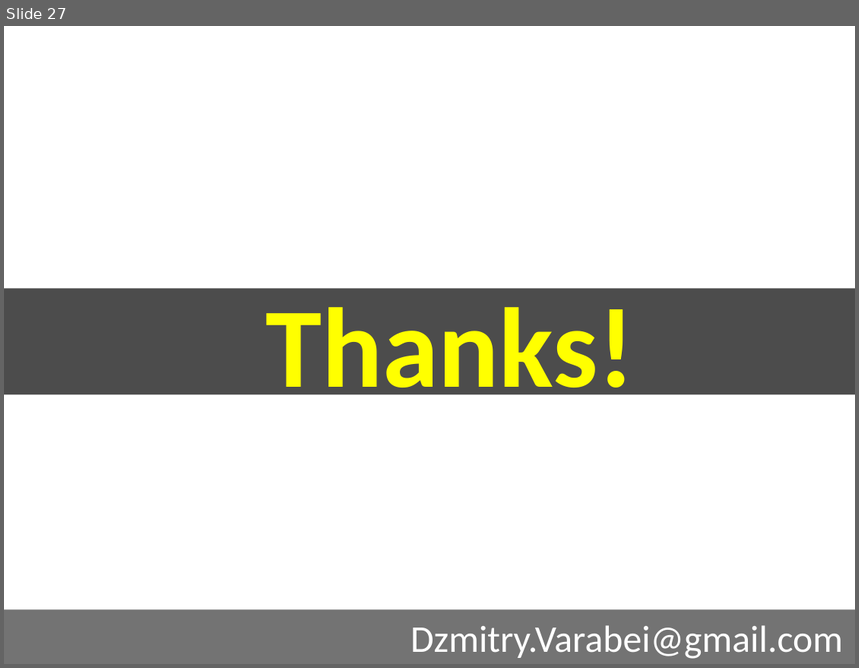
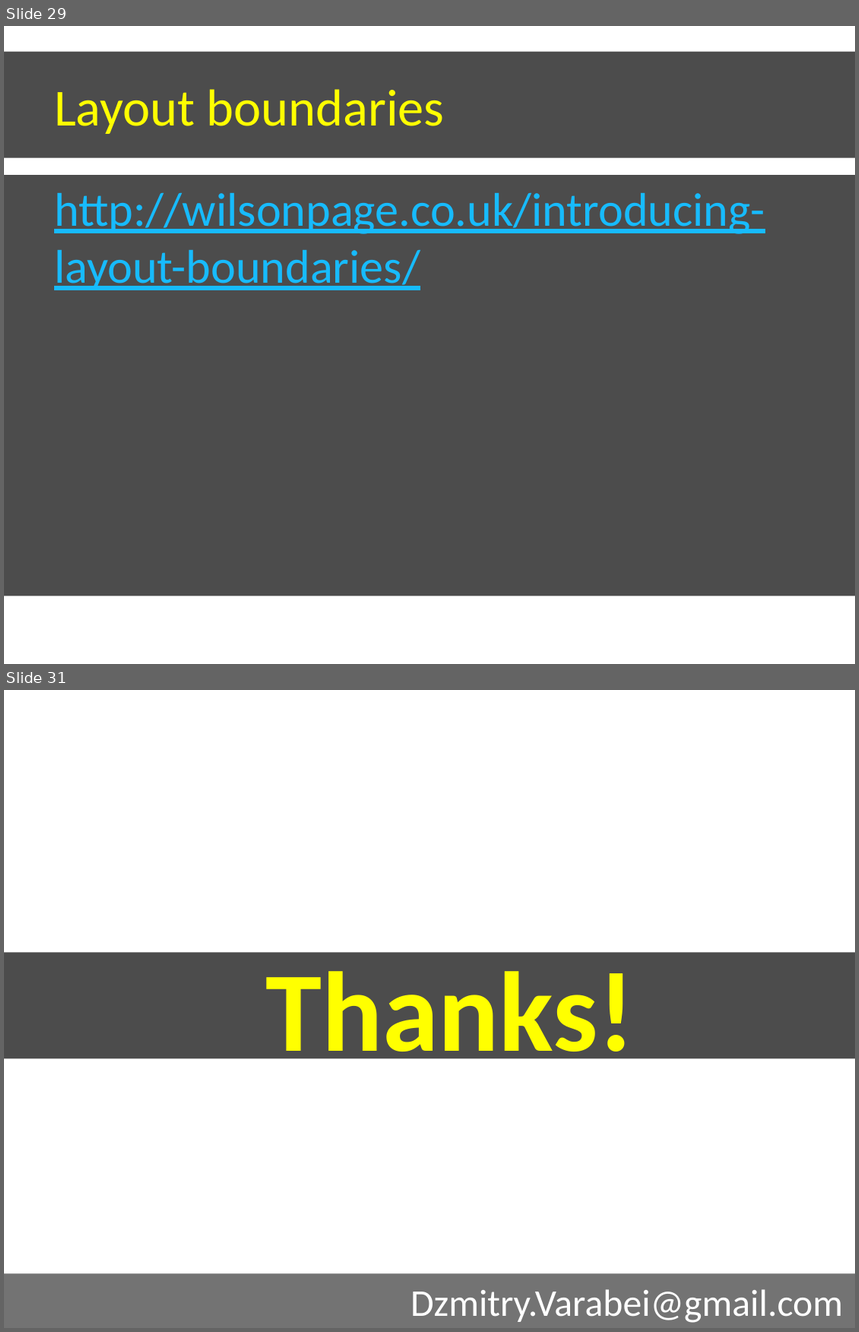
Before and after one commit to dzmitry-varabei/front-end-course, a slide deck: chrome-paint-and-compositing/ChromeInternalsPaint.pptx. Shown one above the other, each under a label of ours: slide 27 before the commit, slides 29 and 31 after it; the slides between them are not shown. The pictures are 859x668 and 859x1332 pixels, drawn with LibreOffice and Linux fonts; fonts in the diff are those of the drawing; background and template pictures are left out. Boxes give left, top, right and bottom in pixels: in the first picture for what was removed or moved away, otherwise in the second. Text is boxed around its words. In the diff, an @@ line names an element or a change of style, - is before the commit and + after.

```diff
--- a/chrome-paint-and-compositing/ChromeInternalsPaint.pptx
+++ b/chrome-paint-and-compositing/ChromeInternalsPaint.pptx
@@ slide 29 added at [4,26,855,664], background picture (left out) @@
@@ title added at [4,52,855,158], fill #000000 at 70% opacity, 44 pt, text #FFFF00 @@
+Layout boundaries
@@ text added at [4,175,855,596], fill #000000 at 70% opacity, 40 pt, text #17BBFD, underline @@
+http://wilsonpage.co.uk/introducing-layout-boundaries/
@@ what was slide 27 is now slide 31 @@
```
Also in this commit, not shown: 4 slides changed, 3 other slides added, 4 other files.
